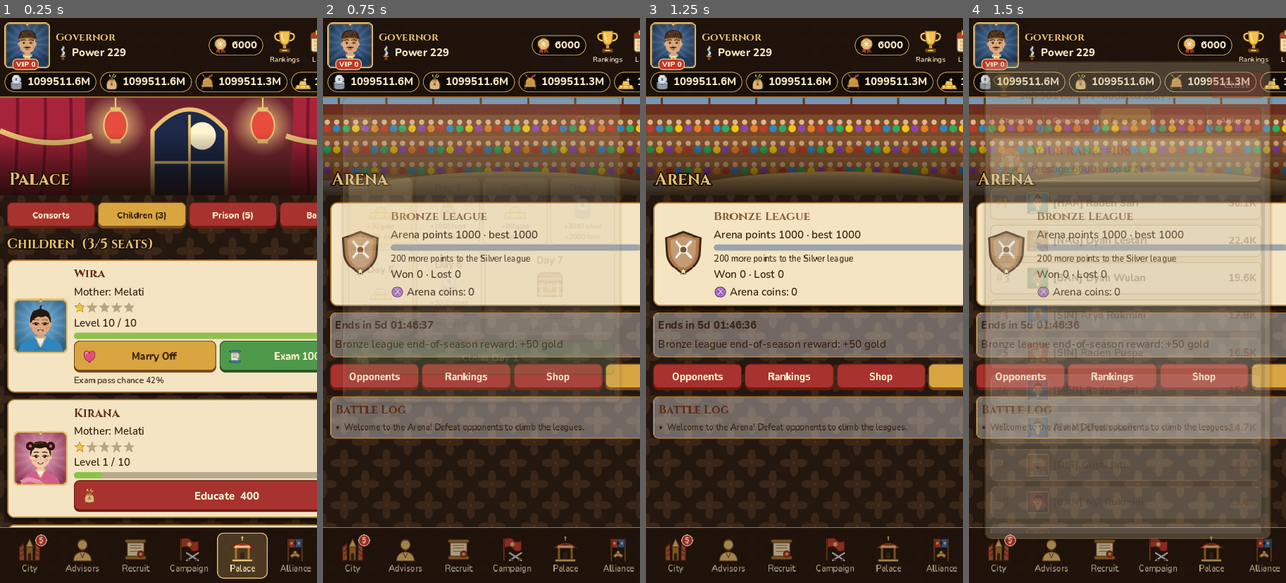
Above: before the commit, frames 1-4 (left to right).
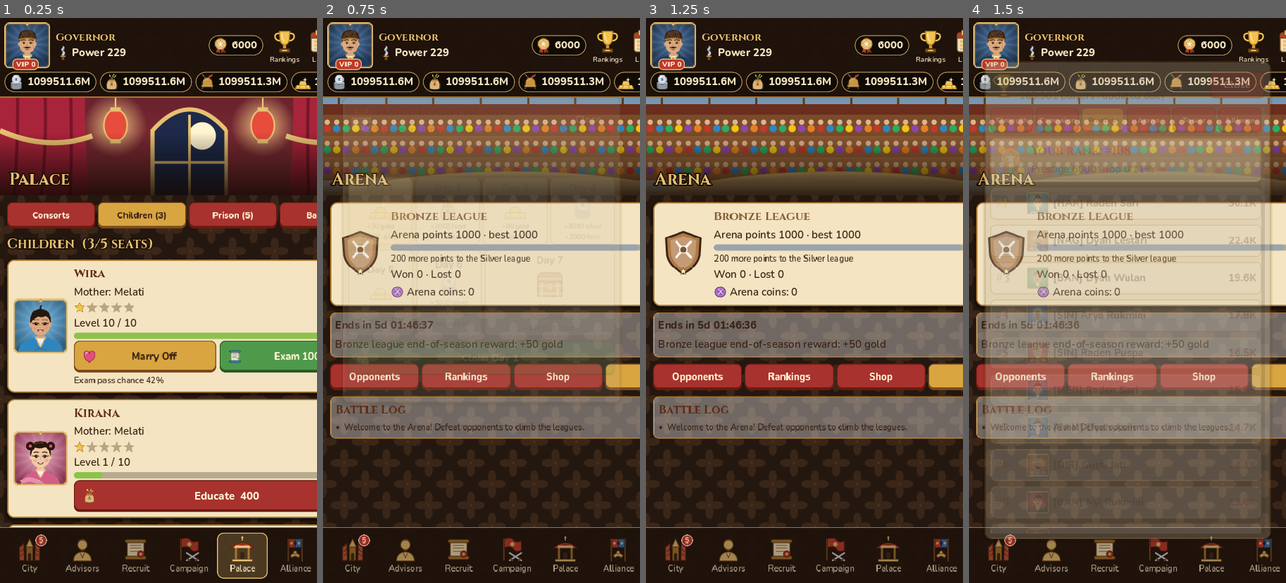
Above: after the commit, the same moments.

Repository: microaltech/tlg
Game: Godot game, scene res://tools/i18n_check.tscn
Two runs of this game, one before a commit and one after it. Both use one fixed random seed, a clock stepped at 60 frames per second and the inputs below. This scene is started directly instead of the project's main scene.
Inputs (mouse positions are in pixels of both pictures, inside the frame that each line leads up to):
- Up to frame 1 (0.25 s): no input
- Up to frame 2 (0.75 s): click (351, 46) at 0.52 s
- Up to frame 3 (1.25 s): no input
- Up to frame 4 (1.5 s): click (1254, 46) at 1.27 s

Frames 1-3 are identical in both runs. In frame 4, 0.5% of the frame differs, in the area x 8-90%, y 16-21%.

Commit message:
Tambah Menara Ujian
Lantai bertingkat dilawan dengan kekuatan tempur, 5 percobaan per hari,
kemajuan reset mingguan dengan rekor terbaik di papan peringkat baru
"Menara"; tiap lantai ke-5 memberi pusaka (ke-10 lebih langka).

Co-Authored-By: Claude Opus 5.5 <noreply@anthropic.com>
Claude-Session: https://claude.ai/code/session_015LtRdrVC8mEHi9d4fpU264

Diff:
--- /dev/null
+++ b/assets/icons/tower.svg
@@ -0,0 +1 @@
+<svg xmlns="http://www.w3.org/2000/svg" width="144" height="144" viewBox="0 0 96 96"><defs></defs><path d="M14 88 L82 88 L76 74 L20 74 Z" fill="#8a5a3a" stroke="#3b2210" stroke-width="2.5" stroke-linejoin="round"/><path d="M22 74 L74 74 L68 58 L28 58 Z" fill="#a86a42" stroke="#3b2210" stroke-width="2.5" stroke-linejoin="round"/><path d="M30 58 L66 58 L61 42 L35 42 Z" fill="#c07a4a" stroke="#3b2210" stroke-width="2.5" stroke-linejoin="round"/><path d="M37 42 L59 42 L55 28 L41 28 Z" fill="#d48c56" stroke="#3b2210" stroke-width="2.5" stroke-linejoin="round"/><path d="M42 28 L54 28 L48 8 Z" fill="#e8c070" stroke="#6b4a12" stroke-width="2.5" stroke-linejoin="round"/><rect x="42" y="78" width="12" height="10" fill="#3b2210"/><path d="M44 64 L52 64 L52 72 L44 72 Z" fill="#3b2210"/></svg>
--- a/scripts/core/game_data.gd
+++ b/scripts/core/game_data.gd
@@ -480,6 +480,23 @@
 ]
 const TUTORIAL_REWARD := {"gold": 100, "silver": 2000}
 ## Pengenalan fitur yang muncul sekali saat fitur terbuka.
+## Menara Ujian: lantai bertingkat, dilawan dengan kekuatan tempur; reset tiap minggu.
+const TOWER_UNLOCK_STAGE := 15
+const TOWER_BASE := 80
+const TOWER_GROWTH := 1.15
+const TOWER_ATTEMPTS := 5  ## percobaan per hari (kalah memakai percobaan)
+
+
+static func tower_floor(level: int) -> Dictionary:
+	return {
+		"power": int(TOWER_BASE * pow(TOWER_GROWTH, level - 1)),
+		"silver": 500 + 200 * level,
+		"gold": 5 + level / 2,
+		"equip": level % 5 == 0,
+		"rare": level % 10 == 0,
+	}
+
+
 const FEATURE_INTROS := [
 	{"id": "alliance", "stage": ALLIANCE_UNLOCK_STAGE, "title": "Aliansi Terbuka!", "icon": "tab_alliance",
 		"page": "alliance", "text": "Bergabunglah dengan aliansi untuk bonus hasil urusan kota, sumbangan harian, "
@@ -487,6 +504,9 @@
 	{"id": "arena", "stage": ARENA_UNLOCK_STAGE, "title": "Arena Terbuka!", "icon": "tab_arena",
 		"page": "arena", "text": "Tantang para tuan lain di Arena! Naikkan poin untuk mencapai liga lebih tinggi "
 		+ "dan raih hadiah musim setiap minggu."},
+	{"id": "tower", "stage": TOWER_UNLOCK_STAGE, "title": "Menara Ujian Terbuka!", "icon": "tower",
+		"page": "campaign", "panel": "tower", "text": "Daki lantai demi lantai dengan kekuatan tempur penasihat. "
+		+ "Tiap lantai ke-5 memberi pusaka. Kemajuan direset tiap minggu, rekor terbaik masuk peringkat."},
 ]
 ## Isi menu Panduan.
 const HELP_TOPICS := [
@@ -576,6 +596,7 @@
 	{"id": "stage", "name": "Kampanye", "icon": "tab_campaign", "dist": "log", "median": 6.0, "sigma": 0.7, "growth": 0.05},
 	{"id": "prestige", "name": "Prestise", "icon": "prestige", "dist": "log", "median": 150.0, "sigma": 1.2, "growth": 0.12},
 	{"id": "arena", "name": "Arena", "icon": "tab_arena", "dist": "normal", "median": 1050.0, "sigma": 220.0, "growth": 0.002},
+	{"id": "tower", "name": "Menara", "icon": "tower", "dist": "log", "median": 8.0, "sigma": 0.6, "growth": 0.04},
 	{"id": "alliance", "name": "Aliansi", "icon": "tab_alliance"},
 ]
 ## Hadiah mingguan berdasarkan persentil Kekuatan di akhir minggu (top = batas persen, inklusif).
--- a/scripts/core/game_model.gd
+++ b/scripts/core/game_model.gd
@@ -90,6 +90,8 @@
 var lord_name := ""
 ## Pusaka milik pemain: [{"uid", "id", "level", "owner"}]; owner = id penasihat atau "".
 var equipment: Array = []
+## Menara Ujian: {"week", "floor" (lantai tertinggi minggu ini), "best", "day", "attempts"}
+var tower := {}
 var _equip_uid := 0
 var rng := RandomNumberGenerator.new()
 
@@ -99,6 +101,7 @@
 	lord_name = ""
 	equipment = []
 	_equip_uid = 0
+	tower = {}
 	silver = 500
 	grain = 500
 	soldiers = 2500
@@ -1934,6 +1937,8 @@
 			return prestige
 		"arena":
 			return int(arena["rating"]) if not arena.is_empty() else 0
+		"tower":
+			return int(tower.get("best", 0))
 	return 0
 
 
@@ -2783,6 +2788,68 @@
 	return _ok("%s dilebur: +%d perak." % [Data.equip_def(eq["id"])["name"], value])
 
 
+# --- Menara Ujian -------------------------------------------------------------
+
+func tower_unlocked() -> bool:
+	return stage >= Data.TOWER_UNLOCK_STAGE
+
+
+## Reset kemajuan mingguan dan percobaan harian bila perlu.
+func ensure_tower(now: float) -> void:
+	if tower.is_empty():
+		tower = {"week": week_index(now), "floor": 0, "best": 0, "day": day_index(now), "attempts": 0}
+	if int(tower["week"]) != week_index(now):
+		tower["week"] = week_index(now)
+		tower["floor"] = 0
+	if int(tower["day"]) != day_index(now):
+		tower["day"] = day_index(now)
+		tower["attempts"] = 0
+
+
+func tower_attempts_left(now: float) -> int:
+	ensure_tower(now)
+	return maxi(0, Data.TOWER_ATTEMPTS + int(vip_perk("arena_tickets")) - int(tower["attempts"]))
+
+
+func tower_win_chance(level: int) -> float:
+	var a := pow(float(maxi(1, combat_power())), 3.0)
+	var b := pow(float(maxi(1, Data.tower_floor(level)["power"])), 3.0)
+	return a / (a + b)
+
+
+## Lawan lantai berikutnya. Menang naik satu lantai dan mendapat hadiahnya;
+## kalah hanya memakai percobaan.
+func tower_fight(now: float) -> Dictionary:
+	if not tower_unlocked():
+		return _fail("Menangkan Tahap %d untuk membuka Menara Ujian." % Data.TOWER_UNLOCK_STAGE)
+	if tower_attempts_left(now) <= 0:
+		return _fail("Percobaan menara hari ini habis. Kembali besok!")
+	var level := int(tower["floor"]) + 1
+	var info := Data.tower_floor(level)
+	tower["attempts"] = int(tower["attempts"]) + 1
+	_track("tower")
+	var win := rng.randf() < tower_win_chance(level)
+	if not win:
+		changed.emit()
+		var lost := _fail("Gagal di lantai %d. Perkuat penasihat lalu coba lagi." % level)
+		lost["win"] = false
+		return lost
+	tower["floor"] = level
+	tower["best"] = maxi(int(tower["best"]), level)
+	silver += int(info["silver"])
+	gold += int(info["gold"])
+	var parts := ["+%d perak" % info["silver"], "+%d emas" % info["gold"]]
+	if info["equip"]:
+		var eq := add_equipment(Data.equip_roll(level * 4 + (60 if info["rare"] else 0), rng.randf(), rng.randf()))
+		if not eq.is_empty():
+			parts.append(Data.equip_def(eq["id"])["name"])
+	_track("tower_win")
+	changed.emit()
+	var r := _ok("Lantai %d ditaklukkan! %s." % [level, ", ".join(parts)])
+	r["win"] = true
+	return r
+
+
 # --- Nama Tuan -------------------------------------------------------------
 
 const NAME_MIN := 2
@@ -2920,6 +2987,7 @@
 		"leaderboard": leaderboard,
 		"lord_name": lord_name,
 		"equipment": equipment,
+		"tower": tower,
 		"equip_uid": _equip_uid,
 	}
 
@@ -3054,6 +3122,11 @@
 			"level": clampi(int(e.get("level", 1)), 1, Data.EQUIP_MAX_LEVEL),
 			"owner": owner if counselors.has(owner) else ""})
 	_equip_uid = int(d.get("equip_uid", equipment.size()))
+	tower = {}
+	var src_tower: Dictionary = d.get("tower", {})
+	if not src_tower.is_empty():
+		for k in ["week", "floor", "best", "day", "attempts"]:
+			tower[k] = int(src_tower.get(k, 0))
 	var src_lb: Dictionary = d.get("leaderboard", {})
 	leaderboard = {"week": int(src_lb.get("week", week_index(now))), "reward": {}}
 	var src_lbr: Dictionary = src_lb.get("reward", {})
--- a/scripts/ui/main.gd
+++ b/scripts/ui/main.gd
@@ -89,6 +89,8 @@
 var _equip_overlay: Control
 var _equip_box: VBoxContainer
 var _equip_pick := -1  ## uid pusaka yang sedang menunggu pilihan penasihat.
+var _tower_overlay: Control
+var _tower_box: VBoxContainer
 var _story_overlay: Control
 var _story_box: VBoxContainer  ## Level VIP yang sedang dilihat di panel (-1 = level sekarang).
 var _mission_box: VBoxContainer
@@ -582,6 +584,8 @@
 		_fill_bag()
 	if is_instance_valid(_equip_overlay):
 		_fill_equipment()
+	if is_instance_valid(_tower_overlay):
+		_fill_tower()
 	if is_instance_valid(_story_overlay):
 		_fill_story()
 	_tick()
@@ -882,6 +886,21 @@
 	_label(box, "Tips: latih penasihat berkekuatan tinggi agar korban lebih sedikit. "
 		+ "Rekrut prajurit di menu Kota.", "SmallLabel")
 
+	var tower_card := _card(box)
+	tower_card.add_child(_tex(Art.icon("tower"), 92))
+	var tcol := _col(tower_card)
+	_label(tcol, "Menara Ujian", "CardTitle")
+	if model.tower_unlocked():
+		model.ensure_tower(Game.now())
+		_label(tcol, "Lantai minggu ini %d · rekor %d" % [model.tower["floor"], model.tower["best"]], "CardLabel")
+		var tb := _button(tower_card, "Masuk", func():
+			_show_tower()
+			return null, true, "", "GoldButton")
+		tb.size_flags_vertical = Control.SIZE_SHRINK_CENTER
+		tb.custom_minimum_size.x = 150
+	else:
+		_label(tcol, "Terbuka setelah menang Tahap %d." % Data.TOWER_UNLOCK_STAGE, "CardLabel")
+
 
 func _attack():
 	if _battling:
@@ -2399,6 +2418,69 @@
 		b.size_flags_vertical = Control.SIZE_SHRINK_CENTER
 
 
+# --- Menara Ujian ------------------------------------------------------------
+
+func _show_tower() -> void:
+	if is_instance_valid(_tower_overlay):
+		return
+	var p := _open_panel("Menara Ujian", "tower", _close_tower)
+	_tower_overlay = p["overlay"]
+	_tower_box = p["content"]
+	p["subtitle"].text = "Reset tiap Senin · rekor terbaik masuk peringkat"
+	_fill_tower()
+
+
+func _close_tower() -> void:
+	if is_instance_valid(_tower_overlay):
+		Audio.play("click")
+		_tower_overlay.queue_free()
+	_tower_overlay = null
+
+
+func _tower_reward_text(info: Dictionary) -> String:
+	var parts := ["+%s perak" % _num(info["silver"]), "+%d emas" % info["gold"]]
+	if info["rare"]:
+		parts.append("pusaka langka")
+	elif info["equip"]:
+		parts.append("pusaka")
+	return ", ".join(parts)
+
+
+func _fill_tower() -> void:
+	_clear(_tower_box)
+	var now: float = Game.now()
+	model.ensure_tower(now)
+	var next: int = int(model.tower["floor"]) + 1
+	var info: Dictionary = Data.tower_floor(next)
+	var head := _inner_box(_tower_box)
+	_label(head, "Lantai %d" % next, "CardTitle").add_theme_font_size_override("font_size", 30)
+	_label(head, "Kekuatan penjaga %s · kekuatan tempur Anda %s" % [_num(info["power"]), _num(model.combat_power())],
+		"CardLabel")
+	var chance: float = model.tower_win_chance(next)
+	var chance_l := _label(head, "Peluang menang %d%%" % roundi(chance * 100), "CardLabel")
+	chance_l.add_theme_color_override("font_color", UI.GREEN if chance >= 0.5 else UI.RED)
+	chance_l.add_theme_font_override("font", UI.font_bold)
+	_label(head, "Hadiah: %s" % _tower_reward_text(info), "SmallLabel").add_theme_color_override("font_color", UI.INK)
+	var left: int = model.tower_attempts_left(now)
+	var fight := _button(head, "Serang Lantai %d  (%d percobaan)" % [next, left], func():
+		var r: Dictionary = model.tower_fight(Game.now())
+		return r, left > 0, "", "GoldButton", false, "win")
+	fight.custom_minimum_size.y = 84
+	_label(_tower_box, "Lantai minggu ini %d · rekor %d · percobaan hari ini %d / %d" % [
+		model.tower["floor"], model.tower["best"], left, Data.TOWER_ATTEMPTS + int(model.vip_perk("arena_tickets"))],
+		"SmallLabel").add_theme_color_override("font_color", UI.INK)
+	_label(_tower_box, "Lantai berikutnya", "CardLabel").add_theme_font_override("font", UI.font_bold)
+	for f in range(next + 1, next + 6):
+		var fi: Dictionary = Data.tower_floor(f)
+		var row := HBoxContainer.new()
+		row.add_theme_constant_override("separation", 10)
+		_inner_box(_tower_box).add_child(row)
+		row.add_child(_tex(Art.icon("eq_weapon" if fi["equip"] else "tower"), 48))
+		var col := _col(row)
+		_label(col, "Lantai %d · kekuatan %s" % [f, _num(fi["power"])], "CardLabel")
+		_label(col, _tower_reward_text(fi), "SmallLabel").add_theme_color_override("font_color", UI.INK)
+
+
 # --- Pusaka -----------------------------------------------------------------
 
 func _show_equipment() -> void:
@@ -2940,9 +3022,12 @@
 	row.add_child(_tex(Art.icon(intro["icon"]), 110))
 	_label(_col(row), intro["text"], "CardLabel")
 	var page: String = intro["page"]
+	var panel: String = intro.get("panel", "")
 	var go := _button(box, "Lihat Sekarang", func():
 		overlay.queue_free()
 		_switch_page(page)
+		if panel == "tower":
+			_show_tower()
 		return null, true, "", "GoldButton")
 	go.custom_minimum_size.y = 80
 
--- a/tests/run_tests.gd
+++ b/tests/run_tests.gd
@@ -26,7 +26,7 @@
 		"test_war_save_leave", "test_chat_send_reply", "test_chat_ambient_unread", "test_chat_save_leave",
 		"test_lb_rank", "test_lb_top", "test_lb_alliances_reward", "test_items_use", "test_items_sources",
 		"test_skills", "test_bonds", "test_prison", "test_exam_officials", "test_banquet",
-		"test_story", "test_away_report", "test_lord_name", "test_notification_plan", "test_soldiers_eat_grain", "test_pattern_translation", "test_do_all", "test_rateup", "test_equipment",
+		"test_story", "test_away_report", "test_lord_name", "test_notification_plan", "test_soldiers_eat_grain", "test_pattern_translation", "test_do_all", "test_rateup", "test_equipment", "test_tower",
 	]:
 		call(t)
 	print("%d cek, %d gagal" % [_count, _failures])
@@ -1499,3 +1499,39 @@
 	for i in 50:
 		m3.fight_stage()
 	check(m3.equipment.size() > 0, "pusaka jatuh dari tahap besar kampanye (%d)" % m3.equipment.size())
+
+
+func test_tower() -> void:
+	var m := fresh()
+	var t := 20000 * 86400.0
+	check(not m.tower_fight(t)["ok"], "menara terkunci di awal")
+	m.stage = Data.TOWER_UNLOCK_STAGE
+	check(m.tower_unlocked(), "menara terbuka")
+	m.counselors["arya"]["level"] = 2000  # sangat kuat: pasti menang
+	var gold := m.gold
+	var r := m.tower_fight(t)
+	check(r["ok"] and r["win"] and m.tower["floor"] == 1 and m.tower["best"] == 1 and m.gold > gold, "taklukkan lantai 1")
+	for i in 4:
+		m.tower_fight(t)
+	check(m.tower["floor"] == 5 and m.equipment.size() >= 1, "lantai 5 memberi pusaka")
+	check(m.tower_attempts_left(t) == 0 and not m.tower_fight(t)["ok"], "percobaan harian habis")
+	check(m.tower_attempts_left(t + 86400.0) == Data.TOWER_ATTEMPTS, "percobaan reset besok")
+	check(m.tower_win_chance(1) > 0.99 and Data.tower_floor(40)["power"] > Data.tower_floor(10)["power"] * 50,
+		"lantai makin kuat")
+	var next_week := t + 7 * 86400.0
+	m.ensure_tower(next_week)
+	check(m.tower["floor"] == 0 and m.tower["best"] == 5, "kemajuan reset mingguan, rekor tetap")
+	check(m.lb_value("tower") == 5, "rekor menara masuk peringkat")
+	var weak := fresh()
+	weak.stage = Data.TOWER_UNLOCK_STAGE
+	var lost := 0
+	weak.ensure_tower(t)
+	weak.tower["floor"] = 39
+	for i in 5:
+		var lr := weak.tower_fight(t)
+		if not lr["ok"]:
+			lost += 1
+	check(lost >= 4 and weak.tower["floor"] == 39, "kalah tidak menaikkan lantai")
+	var m2 := Model.new()
+	m2.from_dict(JSON.parse_string(JSON.stringify(m.to_dict())), t)
+	check(var_to_str(m2.tower) == var_to_str(m.tower), "simpan/muat menara")
Not shown, added: assets/icons/tower.svg.import
Not shown, changed: translations/en.tsv
Not shown, changed: tools/gen_art.py
